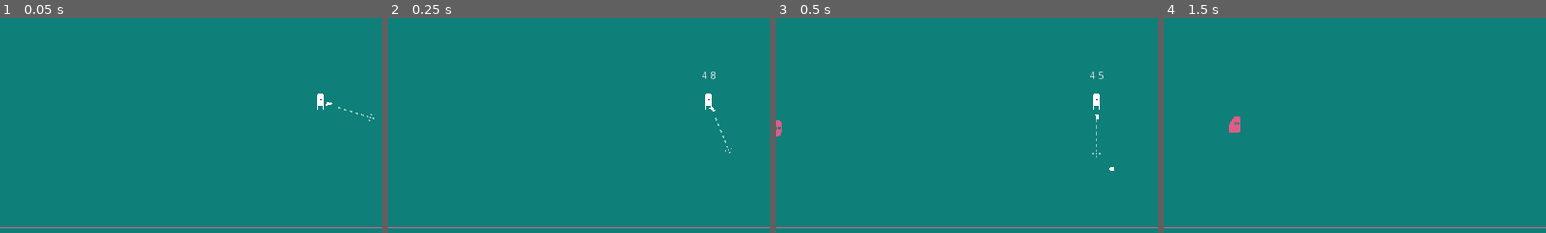
Above: before the commit, frames 1-4 (left to right).
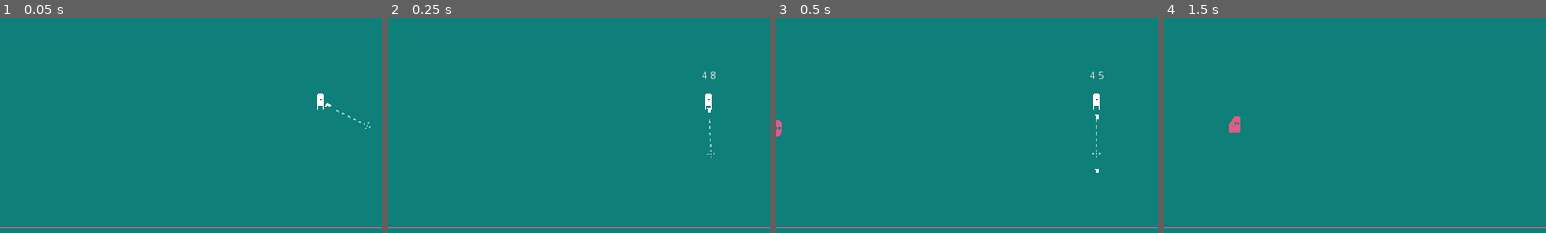
Above: after the commit, the same moments.

Repository: skarnl/gmtk-game-jam
Game: Godot game, scene res://screens/splash.tscn
Same seed, same stepped clock (60 frames per second), same inputs: the game is played once before the commit and once after it.
Inputs:
- Up to frame 1 (0.05 s): no input
- Up to frame 2 (0.25 s): no input
- Up to frame 3 (0.5 s): no input
- Up to frame 4 (1.5 s): tap Enter at 0.5 s; hold Right (ui_right) 0.53-1.28 s; tap Space at 1.25 s; hold Down (ui_down) from 1.28 s (still down)
The pictures show only the part of the screen within x 20-70%, y 50-100%; the shares and areas given below are measured in that part.

The runs differ from the first frame. In frame 1, 0.1% of the frame differs, in the area x 85-98%, y 39-52%; in frame 2, 0.1%, in the area x 83-90%, y 41-65%; in frame 3, less than 0.1%; in frame 4, nothing differs.

Commit message:
Faster switch direction

Diff:
--- a/entities/player.gd
+++ b/entities/player.gd
@@ -111,7 +111,7 @@
 	# kill tweens if any
 	tween.stop_all()
 
-	tween.interpolate_property($WeaponPivot, 'rotation', $WeaponPivot.rotation, SHOOTING_DIRECTION.angle(), 0.5, Tween.TRANS_QUAD, Tween.EASE_OUT)
+	tween.interpolate_property($WeaponPivot, 'rotation', $WeaponPivot.rotation, SHOOTING_DIRECTION.angle(), 0.3, Tween.TRANS_QUAD, Tween.EASE_OUT)
 	tween.interpolate_property($EyesSprite, 'position', $EyesSprite.position, _get_eye_position_by_direction(), 0.2, Tween.TRANS_QUAD, Tween.EASE_OUT)
 	tween.interpolate_callback(weapon, 0.25, 'set_direction', SHOOTING_DIRECTION)
 
